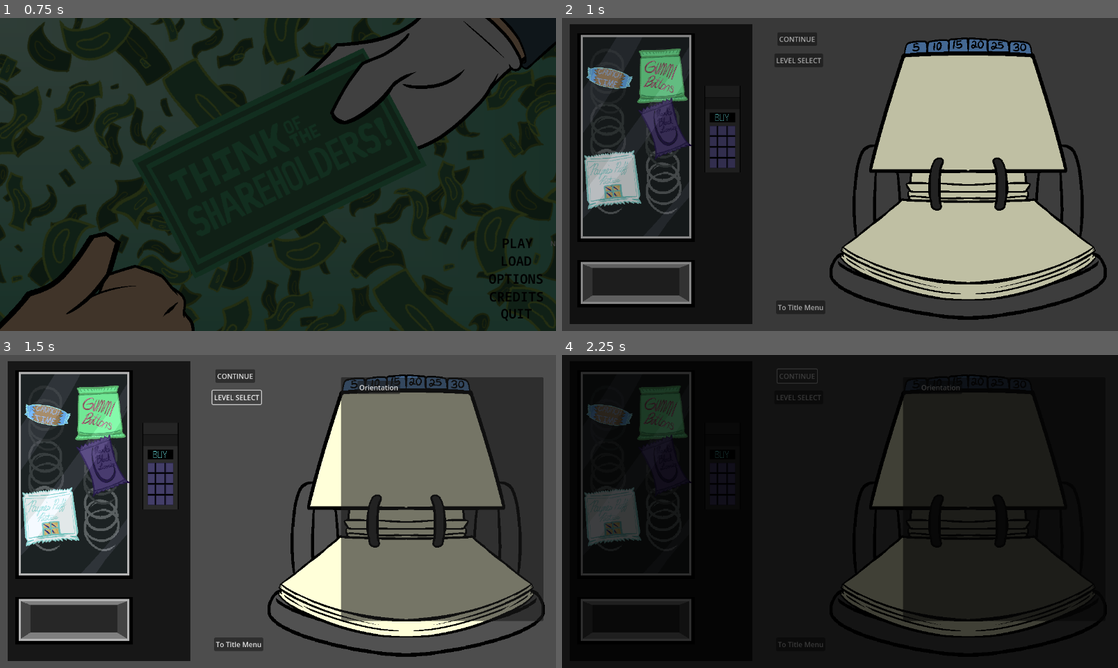
Above: before the commit, frames 1-4 (two rows, left to right).
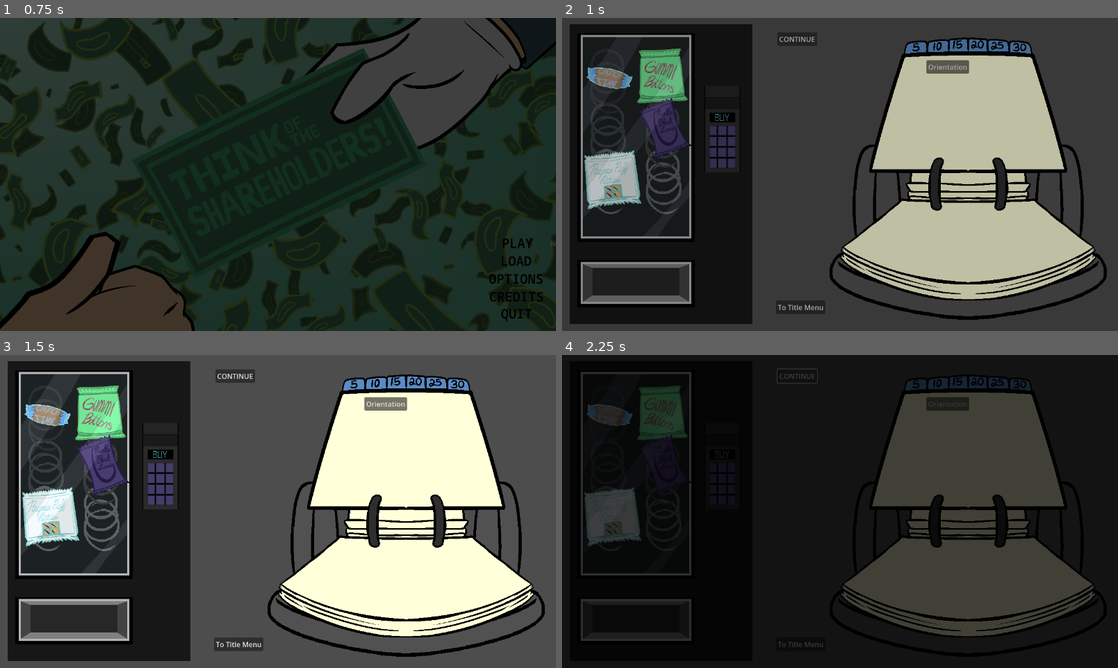
Above: after the commit, the same moments.

Repository: Carth501/team-ferret
Game: Godot game, scene res://scenes/main_menu.tscn
Same seed, same stepped clock (60 frames per second), same inputs: the game is played once before the commit and once after it. Sound files missing from this copy of the repository are replaced by a short silence.
Inputs (mouse positions are in pixels of both pictures, inside the frame that each line leads up to):
- Up to frame 1 (0.75 s): click "NEW GAME" at 0.5 s
- Up to frame 2 (1 s): no input
- Up to frame 3 (1.5 s): click (239, 398) at 1.25 s, where only the run before the commit has a clickable "LEVEL SELECT"
- Up to frame 4 (2.25 s): click "CONTINUE" at 2 s

Frame 1 is identical in both runs. In frame 2, 0.4% of the frame differs, in the area x 38-74%, y 12-18%; in frame 3, 25%, in the area x 38-98%, y 7-86%; in frame 4, 18%.

Commit message:
create rolodex buttons

Diff:
--- a/scenes/game_menu.tscn
+++ b/scenes/game_menu.tscn
@@ -1,16 +1,14 @@
-[gd_scene load_steps=8 format=3 uid="uid://b3adj3oedwpob"]
+[gd_scene load_steps=7 format=3 uid="uid://b3adj3oedwpob"]
 
 [ext_resource type="Script" path="res://scripts/game_menu.gd" id="1_4esr6"]
-[ext_resource type="PackedScene" uid="uid://c5t84l7lw67b8" path="res://scenes/level_select_panel.tscn" id="2_iq5f4"]
 [ext_resource type="Script" path="res://scripts/click_player.gd" id="2_jgx4p"]
-[ext_resource type="PackedScene" uid="uid://21wbe505uadg" path="res://scenes/rolodex.tscn" id="3_veqqd"]
+[ext_resource type="PackedScene" uid="uid://dyogoxmvnw65" path="res://scenes/rolodex.tscn" id="3_veqqd"]
 [ext_resource type="AudioStream" uid="uid://t5mmhj1jlbxn" path="res://assets/audio/music/title_screen.mp3" id="4_lc7sr"]
 [ext_resource type="Script" path="res://scripts/audio_interface.gd" id="5_txwpc"]
-[ext_resource type="PackedScene" uid="uid://c7152nentjj7u" path="res://scenes/vending_machine.tscn" id="6_o8brn"]
+[ext_resource type="PackedScene" path="res://scenes/vending_machine.tscn" id="6_o8brn"]
 
-[node name="GameMenu" type="Node" node_paths=PackedStringArray("level_select_panel")]
+[node name="GameMenu" type="Node"]
 script = ExtResource("1_4esr6")
-level_select_panel = NodePath("Level Select Panel")
 
 [node name="vending_machine" parent="." instance=ExtResource("6_o8brn")]
 offset_left = 13.0
@@ -34,24 +32,6 @@
 [node name="click_player" type="Node" parent="Continue"]
 script = ExtResource("2_jgx4p")
 
-[node name="Level Select" type="Button" parent="."]
-offset_left = 489.0
-offset_top = 82.0
-offset_right = 601.0
-offset_bottom = 113.0
-text = "LEVEL SELECT
-"
-
-[node name="click_player" type="Node" parent="Level Select"]
-script = ExtResource("2_jgx4p")
-
-[node name="Level Select Panel" parent="." instance=ExtResource("2_iq5f4")]
-visible = false
-offset_left = 785.0
-offset_top = 51.0
-offset_right = 1251.0
-offset_bottom = 612.0
-
 [node name="AudioStreamPlayer" type="AudioStreamPlayer" parent="."]
 stream = ExtResource("4_lc7sr")
 volume_db = -12.0
@@ -67,6 +47,5 @@
 text = "To Title Menu"
 
 [connection signal="pressed" from="Continue" to="." method="load_continue"]
-[connection signal="pressed" from="Level Select" to="." method="toggle_level_selection"]
 [connection signal="tree_exiting" from="AudioStreamPlayer" to="AudioStreamPlayer" method="record_exit_time"]
 [connection signal="pressed" from="To Title Menu" to="." method="jump_to_title"]
--- a/scenes/level_select_panel.tscn
+++ /dev/null
@@ -1,27 +0,0 @@
-[gd_scene load_steps=2 format=3 uid="uid://c5t84l7lw67b8"]
-
-[ext_resource type="Script" path="res://scripts/level_select_panel.gd" id="1_cj1v2"]
-
-[node name="Level Select Panel" type="Panel" node_paths=PackedStringArray("button_container")]
-offset_left = 780.0
-offset_top = 55.0
-offset_right = 1246.0
-offset_bottom = 616.0
-script = ExtResource("1_cj1v2")
-button_container = NodePath("ScrollContainer/VBoxContainer")
-
-[node name="ScrollContainer" type="ScrollContainer" parent="."]
-layout_mode = 1
-anchors_preset = -1
-anchor_right = 1.0
-anchor_bottom = 1.0
-offset_left = 8.0
-offset_top = 8.0
-offset_right = -8.0
-offset_bottom = -8.0
-grow_horizontal = 2
-grow_vertical = 2
-
-[node name="VBoxContainer" type="VBoxContainer" parent="ScrollContainer"]
-layout_mode = 2
-theme_override_constants/separation = 40
--- a/scenes/rolodex.tscn
+++ b/scenes/rolodex.tscn
@@ -20,6 +20,8 @@
 [ext_resource type="Texture2D" uid="uid://cg1o8e3n1ak65" path="res://assets/images/level-select/rolodex/Rolodex DownTab25.png" id="17_cyqw2"]
 [ext_resource type="Texture2D" uid="uid://216ct7y380yf" path="res://assets/images/level-select/rolodex/Rolodex_Full_TabsUp.png" id="18_eiyd0"]
 [ext_resource type="Texture2D" uid="uid://cwkljq4c1l75v" path="res://assets/images/level-select/rolodex/Rolodex_Full_TabsDown.png" id="19_sgavn"]
+[ext_resource type="PackedScene" path="res://scenes/check_mark.tscn" id="21_h7vr5"]
+[ext_resource type="Script" path="res://scripts/generic_button.gd" id="22_jqmit"]
 
 [sub_resource type="SpriteFrames" id="SpriteFrames_0kchi"]
 animations = [{
@@ -91,12 +93,13 @@
 
 [sub_resource type="StyleBoxEmpty" id="StyleBoxEmpty_amitt"]
 
-[node name="rolodex" type="Control"]
+[node name="rolodex" type="Control" node_paths=PackedStringArray("check_marks")]
 layout_mode = 3
 anchors_preset = 0
 offset_right = 40.0
 offset_bottom = 40.0
 script = ExtResource("1_v1luo")
+check_marks = [NodePath("level_links/Control/CheckMark"), NodePath("level_links/Control2/CheckMark"), NodePath("level_links/Control3/CheckMark"), NodePath("level_links/Control4/CheckMark"), NodePath("level_links/Control5/CheckMark")]
 metadata/_edit_group_ = true
 
 [node name="rolodex_anim" type="AnimatedSprite2D" parent="."]
@@ -251,6 +254,102 @@
 modulate = Color(1, 1, 1, 0.490196)
 texture = ExtResource("19_sgavn")
 metadata/_edit_lock_ = true
+
+[node name="level_links" type="Control" parent="."]
+anchors_preset = 0
+offset_left = -206.0
+offset_top = -289.0
+offset_right = 207.0
+offset_bottom = -65.0
+
+[node name="Control" type="Control" parent="level_links"]
+anchors_preset = 0
+offset_left = 110.0
+offset_top = 6.0
+offset_right = 150.0
+offset_bottom = 46.0
+
+[node name="CheckMark" parent="level_links/Control" instance=ExtResource("21_h7vr5")]
+offset_left = -40.0
+offset_right = -40.0
+
+[node name="Button" type="Button" parent="level_links/Control"]
+layout_mode = 0
+offset_right = 8.0
+offset_bottom = 8.0
+script = ExtResource("22_jqmit")
+
+[node name="Control2" type="Control" parent="level_links"]
+layout_mode = 3
+anchors_preset = 0
+offset_left = 102.0
+offset_top = 49.0
+offset_right = 142.0
+offset_bottom = 89.0
+
+[node name="CheckMark" parent="level_links/Control2" instance=ExtResource("21_h7vr5")]
+offset_left = -40.0
+offset_right = -40.0
+
+[node name="Button" type="Button" parent="level_links/Control2"]
+layout_mode = 0
+offset_right = 8.0
+offset_bottom = 8.0
+script = ExtResource("22_jqmit")
+
+[node name="Control3" type="Control" parent="level_links"]
+layout_mode = 3
+anchors_preset = 0
+offset_left = 94.0
+offset_top = 92.0
+offset_right = 134.0
+offset_bottom = 132.0
+
+[node name="CheckMark" parent="level_links/Control3" instance=ExtResource("21_h7vr5")]
+offset_left = -40.0
+offset_right = -40.0
+
+[node name="Button" type="Button" parent="level_links/Control3"]
+layout_mode = 0
+offset_right = 8.0
+offset_bottom = 8.0
+script = ExtResource("22_jqmit")
+
+[node name="Control4" type="Control" parent="level_links"]
+layout_mode = 3
+anchors_preset = 0
+offset_left = 87.0
+offset_top = 136.0
+offset_right = 127.0
+offset_bottom = 176.0
+
+[node name="CheckMark" parent="level_links/Control4" instance=ExtResource("21_h7vr5")]
+offset_left = -40.0
+offset_right = -40.0
+
+[node name="Button" type="Button" parent="level_links/Control4"]
+layout_mode = 0
+offset_right = 8.0
+offset_bottom = 8.0
+script = ExtResource("22_jqmit")
+
+[node name="Control5" type="Control" parent="level_links"]
+layout_mode = 3
+anchors_preset = 0
+offset_left = 78.0
+offset_top = 177.0
+offset_right = 118.0
+offset_bottom = 217.0
+
+[node name="CheckMark" parent="level_links/Control5" instance=ExtResource("21_h7vr5")]
+offset_left = -40.0
+offset_right = -40.0
+
+[node name="Button" type="Button" parent="level_links/Control5"]
+layout_mode = 0
+offset_right = 8.0
+offset_bottom = 8.0
+script = ExtResource("22_jqmit")
 
 [connection signal="pressed" from="top_buttons/30_top" to="." method="_on_30_top_pressed"]
 [connection signal="pressed" from="top_buttons/25_top" to="." method="_on_25_top_pressed"]
--- a/scripts/click_player.gd
+++ b/scripts/click_player.gd
@@ -1,4 +1,4 @@
-extends Node
+class_name click_player extends Node
 
 var click_audio_stream: AudioStreamPlayer
 
--- a/scripts/game_menu.gd
+++ b/scripts/game_menu.gd
@@ -28,3 +28,6 @@
 func jump_to_title():
 	var save_handler = get_node("/root/save_handler_single")
 	save_handler.shift_to_title()
+
+func select_level(id: String):
+	level_loader_single.load_level(id)
--- a/scripts/generic_button.gd
+++ b/scripts/generic_button.gd
@@ -2,6 +2,10 @@
 
 signal button_press(string: String)
 var string: String
+
+func _ready():
+	var click_sound = click_player.new()
+	add_child(click_sound)
 
 func set_string(new_string: String):
 	string = new_string
--- a/scripts/level_select_panel.gd
+++ /dev/null
@@ -1,46 +0,0 @@
-class_name level_select extends Panel
-
-@export var button_container: VBoxContainer
-@onready var data := data_libraries_single
-@onready var save_handler := save_handler_single
-var unlocked = true
-
-func _ready():
-	if(!data.ready):
-		await data.ready
-	var level_data = data.level_data
-	var complete_level_list: Array = save_handler.active_save.complete_levels
-	var check_scene = load("res://scenes/check_mark.tscn")
-	for level in level_data:
-		var metadata = level.metadata
-		if(complete_level_list.has(metadata.id)):
-			unlocked = true
-		if(unlocked):
-			var level_row = Control.new()
-			button_container.add_child(level_row)
-			level_row.name = metadata.name + " row"
-			var level_button = generic_button.new()
-			level_row.add_child(level_button)
-			level_button.name = metadata.name + " button"
-			level_button.position = Vector2(30,0)
-
-			# Accessing nested data
-
-			level_button.set_string(metadata.id)
-			level_button.set_label(metadata.name)
-			level_button.button_press.connect(select_level)
-			if(complete_level_list != null && complete_level_list.size() > 0):
-				if(complete_level_list.has(metadata.id)):
-					var instance = check_scene.instantiate()
-					level_row.add_child(instance)
-			var secret_level = metadata.has("hidden") && metadata.hidden
-			if(secret_level):
-				level_row.visible = false
-			if(!secret_level && !complete_level_list.has(metadata.id)):
-				unlocked = false
-
-func select_level(id: String):
-	var loader = get_node("/root/level_loader_single")
-	if(!loader.ready):
-		await loader.ready
-	loader.load_level(id)
--- a/scripts/rolodex.gd
+++ b/scripts/rolodex.gd
@@ -4,14 +4,27 @@
 @onready var rolodex_anim = $rolodex_anim as AnimatedSprite2D
 @onready var top_buttons = $top_buttons.get_children()
 @onready var bot_buttons = $bot_buttons.get_children()
+@onready var data := data_libraries_single
+@onready var save_handler := save_handler_single
+@export var check_marks: Array[Control]
+@onready var level_buttons := [
+	$level_links/Control/Button,
+	$level_links/Control2/Button,
+	$level_links/Control3/Button,
+	$level_links/Control4/Button,
+	$level_links/Control5/Button,
+]
+var unlocked = true
 
 @export_range(5, 30, 5) var current_page = 5
 var anim_frame = 0
 
 signal page_changed(current_page)
+signal level_choice(level_id)
 
 func _ready():
 	rolodex_setup(current_page)
+	write_level_links()
 
 func rolodex_setup(page) -> void:
 	if(page < 5 or page > 30 or page % 5 != 0):
@@ -31,6 +44,57 @@
 
 	emit_signal("page_changed", page)
 
+func write_level_links():
+	if(!data.ready):
+		await data.ready
+	var level_data = data.level_data
+	var complete_level_list: Array = save_handler.active_save.complete_levels
+	var start: int = current_page - 5
+	var level_index := find_start_index(start)
+	var button_index = 0
+	while level_index < current_page:
+		print(str("level_index: ", level_index, " | current_page: ", current_page))
+		var level = level_data[level_index]
+		var metadata = level.metadata
+		var secret_level = metadata.has("hidden") && metadata.hidden
+		if(!secret_level):
+			if(complete_level_list.has(metadata.id)):
+				unlocked = true
+				check_marks[level_index % 5].visible = true
+			if(unlocked):
+				print(str("level_buttons[button_index] ", level_buttons[button_index]))
+				write_button(metadata, level_buttons[button_index])
+				button_index += 1
+
+				if(!complete_level_list.has(metadata.id)):
+					check_marks[level_index % 5].visible = false
+					unlocked = false
+			else:
+				check_marks[level_index % 5].visible = false
+				level_buttons[level_index % 5].visible = false
+		level_index += 1
+
+func write_button(metadata, level_button: generic_button):
+	level_button.name = metadata.name + " button"
+	level_button.set_string(metadata.id)
+	level_button.set_label(metadata.name)
+	level_button.button_press.connect(select_level)
+
+func find_start_index(start: int) -> int:
+	var level_data = data.level_data
+	var level_index := 0
+	var r := 0
+	while(r > start):
+		level_index += 1
+		var level = level_data[level_index]
+		var metadata = level.metadata
+		var secret_level = metadata.has("hidden") && metadata.hidden
+		if(!secret_level):
+			r += 1
+	return level_index
+
+func select_level(id: String):
+	level_loader_single.load_level(id)
 
 func _on_5_top_pressed():
 	current_page = 5
Not shown: 2 places in scenes/cubicle.tscn that only renumber resources
Not shown: 1 places in scenes/main_menu.tscn that only renumber resources
Not shown: 1 places in scenes/rolodex.tscn that only renumber resources
